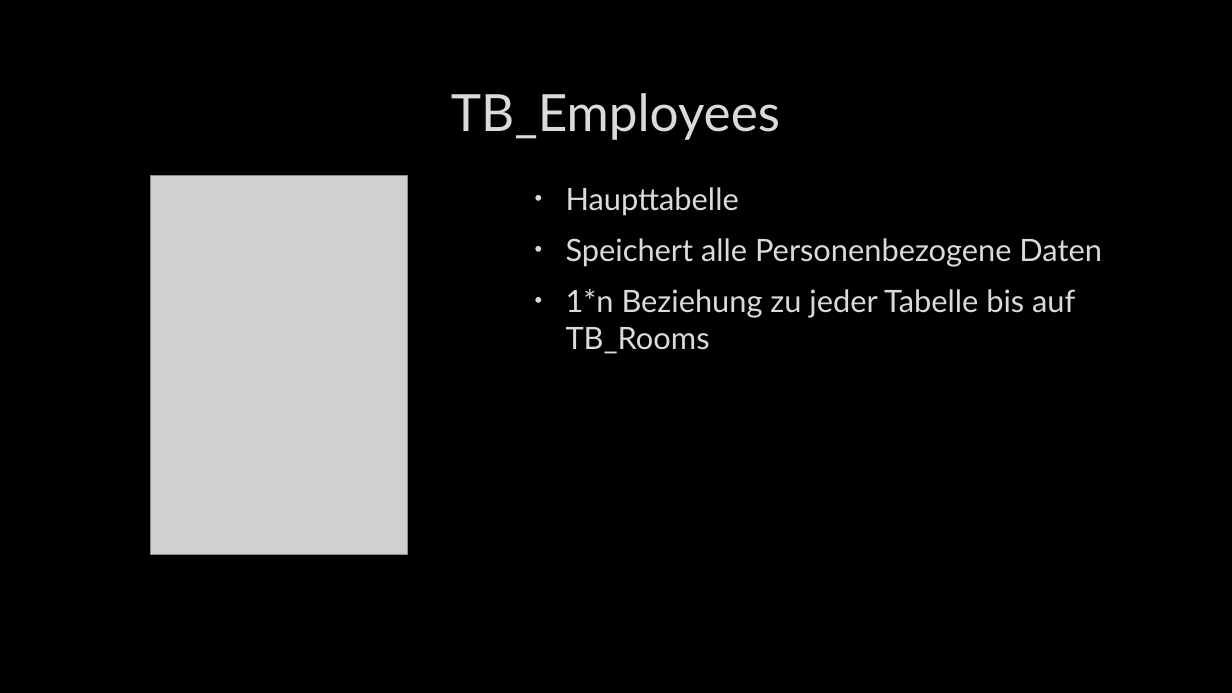
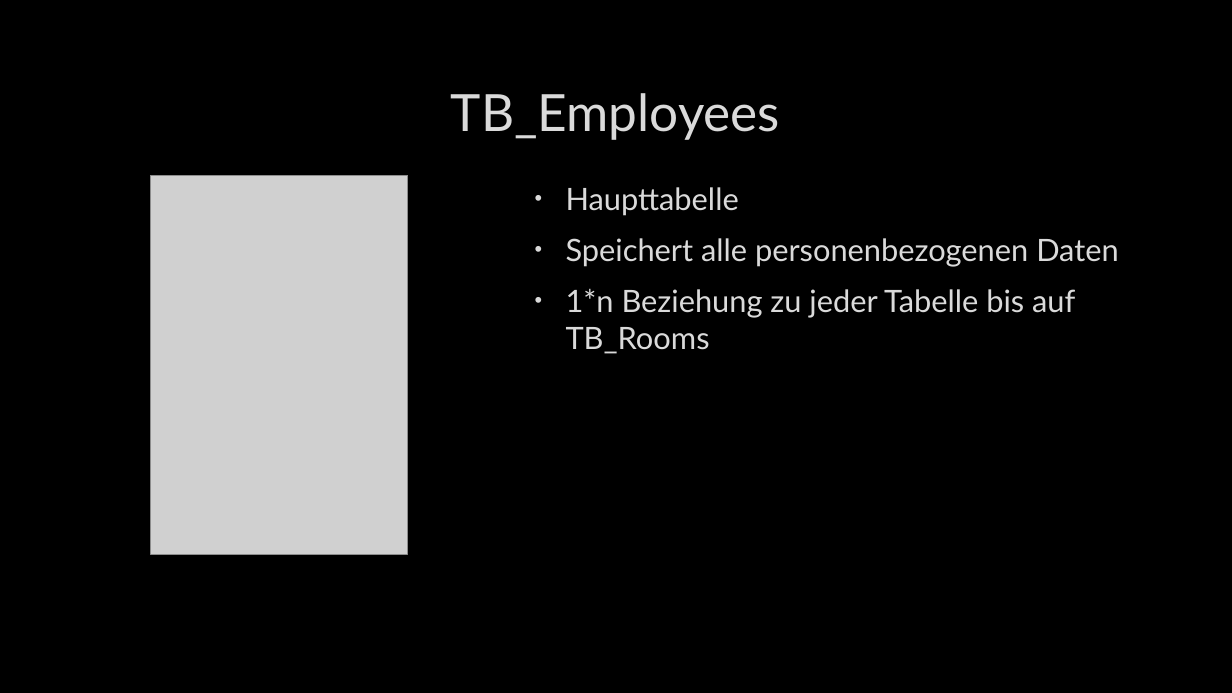
Before and after one commit to julianmader/PersonenVerwaltungsApparat, a slide deck: slide 7 of Documentation/PVA-Powerpoint.pptx. Drawn at 1232x693 pixels with LibreOffice and Linux fonts; fonts in the diff are those of the drawing; grey boxes stand for pictures; background and template pictures are left out. Boxes give left, top, right and bottom in pixels: in the first picture for what was removed or moved away, otherwise in the second. Text is boxed around its words. In the diff, an @@ line names an element or a change of style, - is before the commit and + after.

```diff
--- a/Documentation/PVA-Powerpoint.pptx
+++ b/Documentation/PVA-Powerpoint.pptx
@@ text at (566, 238, 1119, 267): text changed @@
-• Speichert alle Personenbezogene Daten
+• Speichert alle personenbezogenen Daten
```
Also in this commit, not shown: 5 other slides changed.
